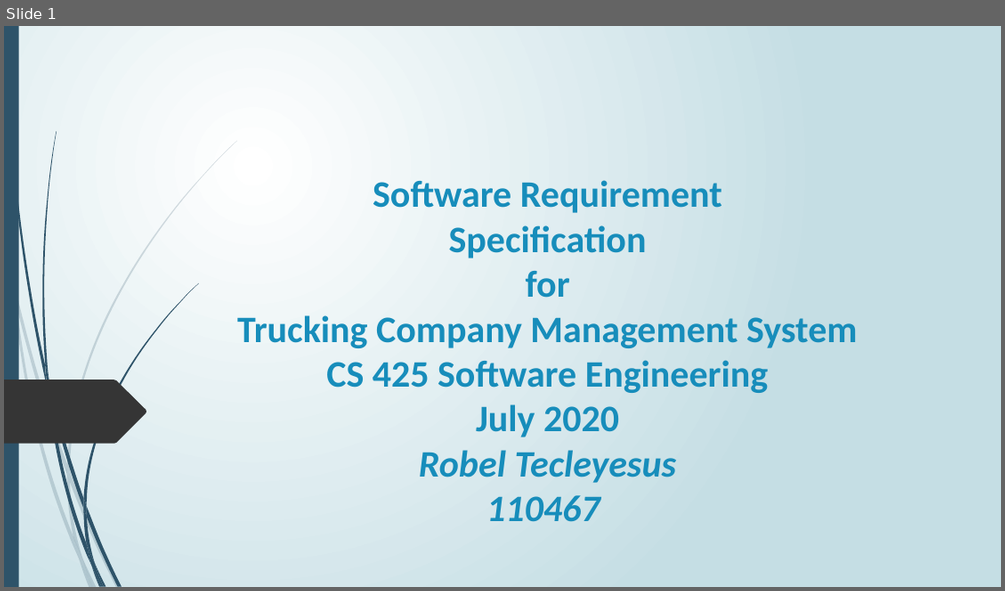
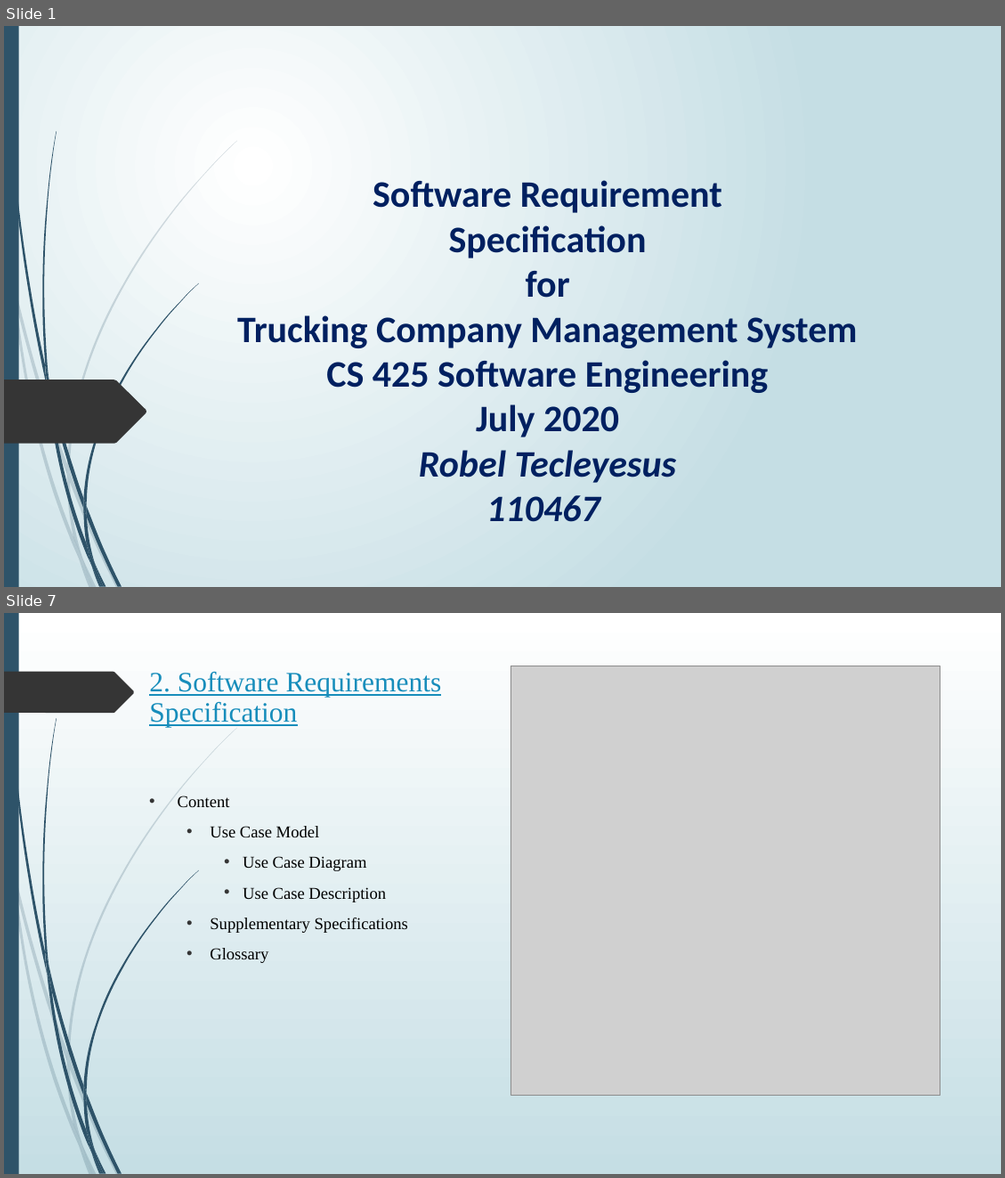
Before and after one commit to robel921/SE-TruckingCompanyMS, a slide deck: Documents/Project_Presentation1.pptx. Shown one above the other, each under a label of ours: slide 1 before the commit, slides 1 and 7 after it; the slides between them are not shown. The pictures are 1005x591 and 1005x1178 pixels, drawn with LibreOffice and Linux fonts; fonts in the diff are those of the drawing; grey boxes stand for pictures; background and template pictures are left out. Boxes give left, top, right and bottom in pixels: in the first picture for what was removed or moved away, otherwise in the second. Text is boxed around its words. In the diff, an @@ line names an element or a change of style, - is before the commit and + after.

```diff
--- a/Documents/Project_Presentation1.pptx
+++ b/Documents/Project_Presentation1.pptx
@@ slide 7 added at (4,613,1001,1174), background gradient #FFFFFF to #C5DEE5; not listed: 23 template elements that a slide beside it also shows @@
@@ freeform shape added at (4,672,134,713), fill #353535 @@
@@ title added at (149,672,442,728), 27 pt, text #178DBB, underline @@
+2. Software Requirements Specification
@@ picture added at (510,666,939,1095) @@
@@ text added at (178,795,408,963), 16 pt, text #000000 @@
+• Content
+  • Use Case Model
+    • Use Case Diagram
+    • Use Case Description
+  • Supplementary Specifications
+  • Glossary
@@ slide 1 changed as well @@
@@ title "Software Requirement Specification for Trucking ..." at (237,180,857,522): text colour #178DBB to #002060 @@
```
Also in this commit, not shown: 1 other slide changed, 17 other slides added, 2 slides removed.
